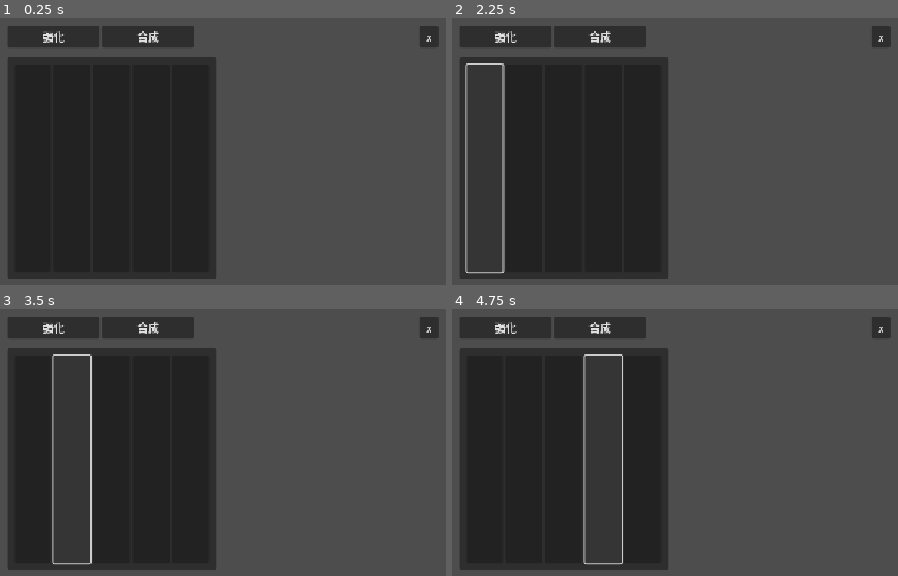
Above: before the commit, frames 1-4 (two rows, left to right).
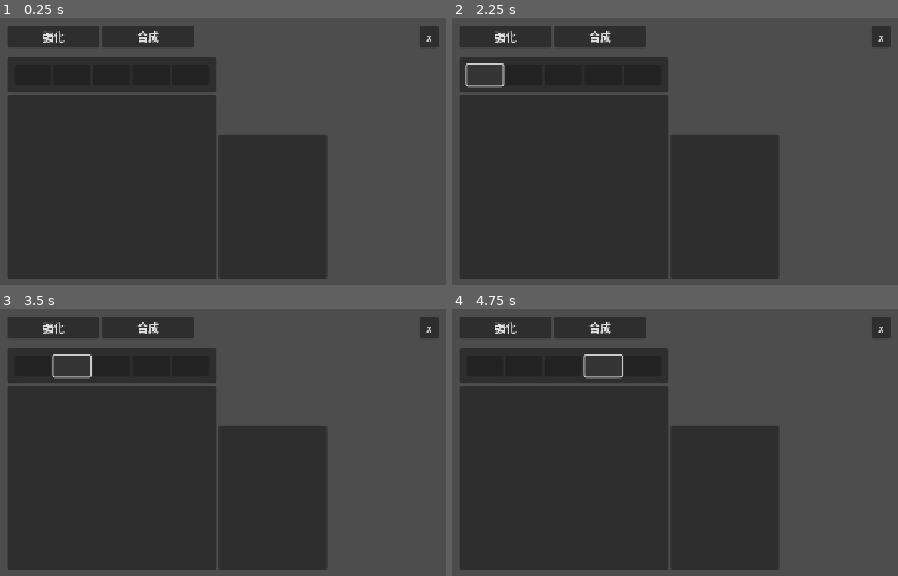
Above: after the commit, the same moments.

Repository: soufih/Dodot_Demo
Game: Godot game, scene res://UI/Equipment_Enhancement_UI/equipment_enhancement_ui.tscn
The game is run twice, just before and just after one commit, with the same random seed, the same clock (stepped at 60 frames per second) and the same inputs. This scene is started directly instead of the project's main scene.
Inputs (mouse positions are in pixels of both pictures, inside the frame that each line leads up to; where the layout moved, square brackets give the same spot in the first picture):
- Up to frame 1 (0.25 s): no input
- Up to frame 2 (2.25 s): click "强化" at 0.5 s; click "合成" at 1.25 s; click (483, 74) [483, 167] at 2 s
- Up to frame 3 (3.5 s): click (71, 365) [71, 458] at 2.75 s
- Up to frame 4 (4.75 s): click (563, 365) [563, 458] at 3.5 s; click (603, 365) [603, 458] at 4.25 s

The runs differ from the first frame. In frame 1, 14% of the frame differs, in the area x 1-74%, y 27-98%; in frame 2, 15%, in the area x 1-74%, y 25-98%; in frame 3, 14%; in frame 4, 14%.
Error in both runs: Attempt to call function 'add_child' in base 'null instance' on a null instance. (res://Script/UI_Script/Compound_UI/item_selector_ui.gd:11)

Commit message:
强化界面模块化

Diff:
--- a/UI/Compound_UI/Item_List_UI/item_list_ui.tscn
+++ b/UI/Compound_UI/Item_List_UI/item_list_ui.tscn
@@ -3,10 +3,9 @@
 [ext_resource type="Script" uid="uid://srjyxsc6snwh" path="res://Script/UI_Script/Compound_UI/item_list_ui.gd" id="1_kmu5j"]
 
 [node name="item_list_ui" type="PanelContainer"]
-custom_minimum_size = Vector2(300, 350)
 offset_left = 10.0
 offset_right = 310.0
-offset_bottom = 390.0
+offset_bottom = 350.0
 script = ExtResource("1_kmu5j")
 
 [node name="MarginContainer" type="MarginContainer" parent="."]
--- a/UI/Compound_UI/description.tscn
+++ b/UI/Compound_UI/description.tscn
@@ -9,7 +9,6 @@
 grow_vertical = 2
 
 [node name="PanelContainer" type="PanelContainer" parent="."]
-self_modulate = Color(1, 1, 1, 0)
 custom_minimum_size = Vector2(260, 360)
 layout_mode = 0
 offset_left = 278.0
@@ -31,16 +30,25 @@
 custom_minimum_size = Vector2(240, 0)
 layout_mode = 2
 size_flags_vertical = 3
+text = "name"
+horizontal_alignment = 1
+vertical_alignment = 1
 autowrap_mode = 3
 
 [node name="Label2" type="Label" parent="PanelContainer/MarginContainer/VBoxContainer"]
 custom_minimum_size = Vector2(240, 0)
 layout_mode = 2
 size_flags_vertical = 3
+text = "description"
+horizontal_alignment = 1
+vertical_alignment = 1
 autowrap_mode = 3
 
 [node name="Label3" type="Label" parent="PanelContainer/MarginContainer/VBoxContainer"]
 custom_minimum_size = Vector2(240, 0)
 layout_mode = 2
 size_flags_vertical = 3
+text = "property"
+horizontal_alignment = 1
+vertical_alignment = 1
 autowrap_mode = 3
--- a/UI/Equipment_Enhancement_UI/equipment_enhancement_ui.tscn
+++ b/UI/Equipment_Enhancement_UI/equipment_enhancement_ui.tscn
@@ -1,6 +1,7 @@
-[gd_scene load_steps=2 format=3 uid="uid://hmacpsbsf4q8"]
+[gd_scene load_steps=3 format=3 uid="uid://hmacpsbsf4q8"]
 
 [ext_resource type="PackedScene" uid="uid://bmquh0ekr1vjp" path="res://UI/Compound_UI/Item_List_UI/item_selector_ui.tscn" id="1_yrfu7"]
+[ext_resource type="PackedScene" uid="uid://dag208oshi70o" path="res://UI/Compound_UI/Item_List_UI/item_list_ui.tscn" id="2_ms68c"]
 
 [node name="Control" type="Control"]
 layout_mode = 3
@@ -83,5 +84,51 @@
 [node name="HBoxContainer" type="HBoxContainer" parent="PanelContainer/VBoxContainer/PanelContainer2/compound_margincontainer"]
 layout_mode = 2
 
-[node name="PanelContainer" parent="PanelContainer/VBoxContainer/PanelContainer2/compound_margincontainer/HBoxContainer" instance=ExtResource("1_yrfu7")]
+[node name="VBoxContainer" type="VBoxContainer" parent="PanelContainer/VBoxContainer/PanelContainer2/compound_margincontainer/HBoxContainer"]
 layout_mode = 2
+size_flags_horizontal = 3
+size_flags_stretch_ratio = 2.0
+
+[node name="item_selector_ui" parent="PanelContainer/VBoxContainer/PanelContainer2/compound_margincontainer/HBoxContainer/VBoxContainer" instance=ExtResource("1_yrfu7")]
+layout_mode = 2
+
+[node name="item_list_ui" parent="PanelContainer/VBoxContainer/PanelContainer2/compound_margincontainer/HBoxContainer/VBoxContainer" instance=ExtResource("2_ms68c")]
+layout_mode = 2
+size_flags_vertical = 3
+
+[node name="VBoxContainer2" type="VBoxContainer" parent="PanelContainer/VBoxContainer/PanelContainer2/compound_margincontainer/HBoxContainer"]
+layout_mode = 2
+size_flags_horizontal = 3
+size_flags_stretch_ratio = 3.0
+
+[node name="MarginContainer" type="MarginContainer" parent="PanelContainer/VBoxContainer/PanelContainer2/compound_margincontainer/HBoxContainer/VBoxContainer2"]
+layout_mode = 2
+size_flags_vertical = 3
+
+[node name="Label" type="Label" parent="PanelContainer/VBoxContainer/PanelContainer2/compound_margincontainer/HBoxContainer/VBoxContainer2/MarginContainer"]
+layout_mode = 2
+horizontal_alignment = 1
+
+[node name="MarginContainer2" type="MarginContainer" parent="PanelContainer/VBoxContainer/PanelContainer2/compound_margincontainer/HBoxContainer/VBoxContainer2"]
+layout_mode = 2
+size_flags_vertical = 3
+size_flags_stretch_ratio = 2.0
+
+[node name="Label" type="Label" parent="PanelContainer/VBoxContainer/PanelContainer2/compound_margincontainer/HBoxContainer/VBoxContainer2/MarginContainer2"]
+layout_mode = 2
+
+[node name="MarginContainer3" type="MarginContainer" parent="PanelContainer/VBoxContainer/PanelContainer2/compound_margincontainer/HBoxContainer/VBoxContainer2"]
+layout_mode = 2
+size_flags_vertical = 3
+size_flags_stretch_ratio = 6.0
+
+[node name="HBoxContainer" type="HBoxContainer" parent="PanelContainer/VBoxContainer/PanelContainer2/compound_margincontainer/HBoxContainer/VBoxContainer2/MarginContainer3"]
+layout_mode = 2
+
+[node name="item_list_ui" parent="PanelContainer/VBoxContainer/PanelContainer2/compound_margincontainer/HBoxContainer/VBoxContainer2/MarginContainer3/HBoxContainer" instance=ExtResource("2_ms68c")]
+layout_mode = 2
+size_flags_horizontal = 3
+
+[node name="MarginContainer" type="MarginContainer" parent="PanelContainer/VBoxContainer/PanelContainer2/compound_margincontainer/HBoxContainer/VBoxContainer2/MarginContainer3/HBoxContainer"]
+layout_mode = 2
+size_flags_horizontal = 3
--- a/UI/Warehouse_UI/warehouse_ui.tscn
+++ b/UI/Warehouse_UI/warehouse_ui.tscn
@@ -12,3 +12,4 @@
 
 [node name="item_list_ui" parent="." instance=ExtResource("2_evmvb")]
 layout_mode = 2
+size_flags_vertical = 3
